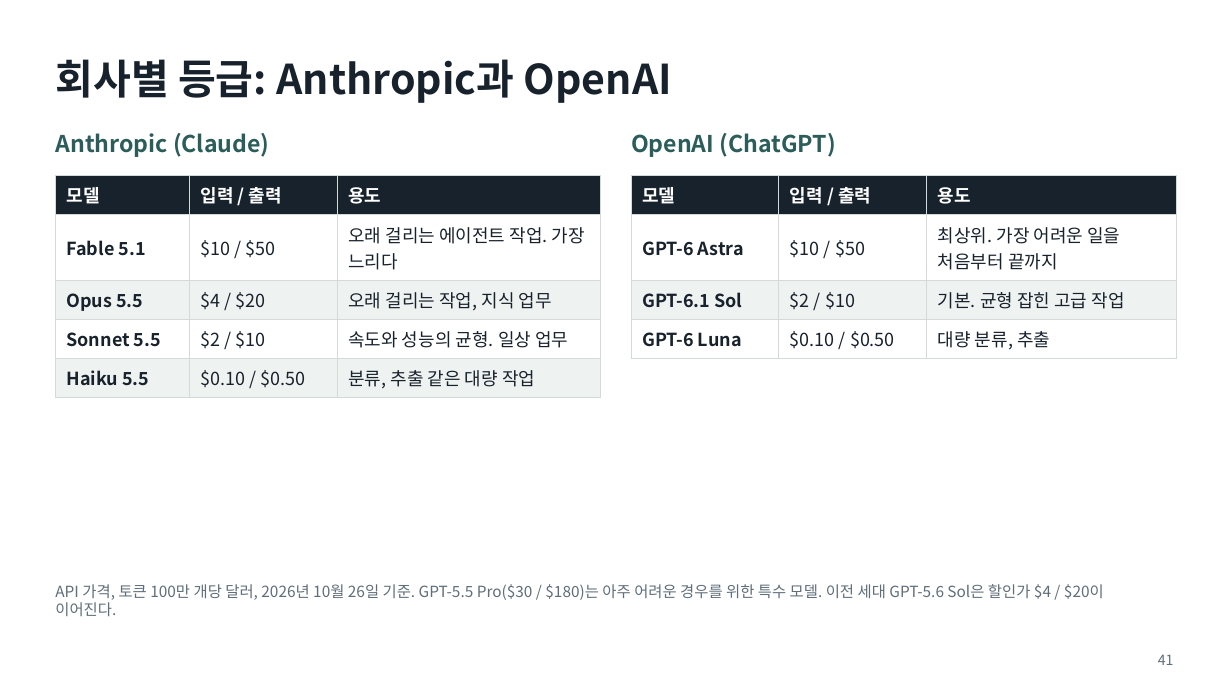
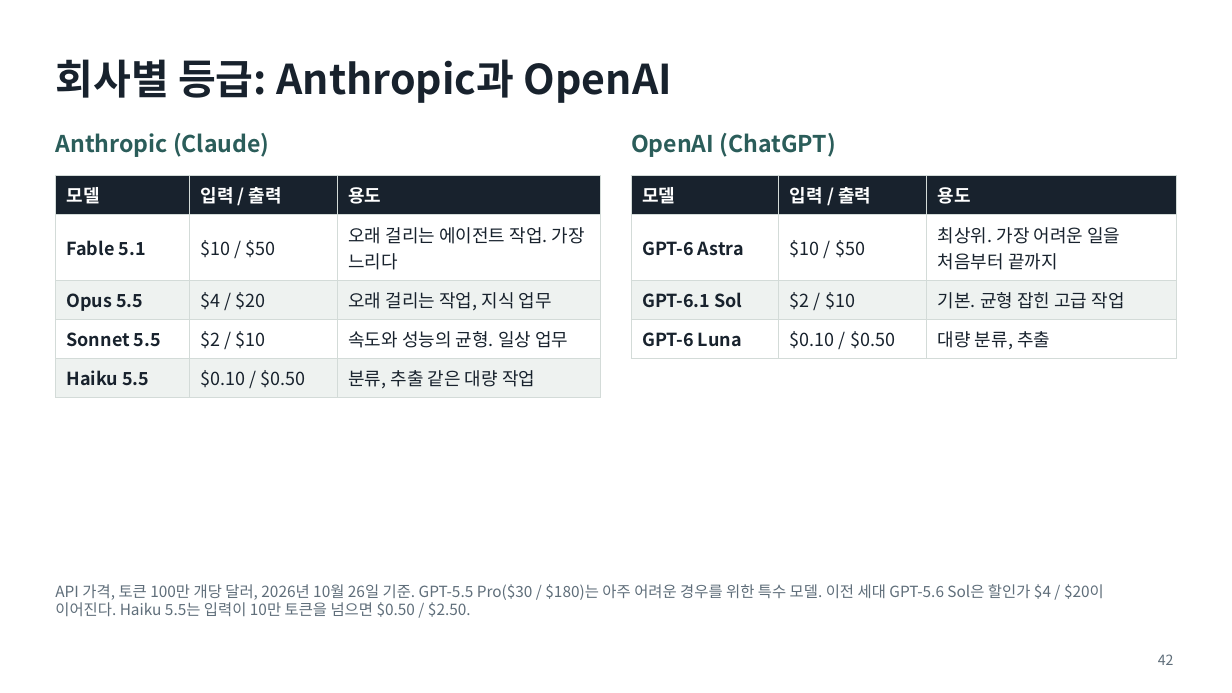
Before and after one commit to aplaxas/AI-Harness, a slide deck: slide 42 of courses/ai-for-work/1-week/decks/1주차-AI와-일하는-법.pptx (slide 41 before the commit). Drawn at 1232x693 pixels with LibreOffice and Linux fonts; fonts in the diff are those of the drawing. Boxes give left, top, right and bottom in pixels: in the first picture for what was removed or moved away, otherwise in the second. Text is boxed around its words. In the diff, an @@ line names an element or a change of style, - is before the commit and + after.

```diff
--- a/courses/ai-for-work/1-week/decks/1주차-AI와-일하는-법.pptx
+++ b/courses/ai-for-work/1-week/decks/1주차-AI와-일하는-법.pptx
@@ text at bbox=[55, 584, 1104, 617]: text changed @@
-API 가격, 토큰 100만 개당 달러, 2026년 10월 26일 기준. GPT-5.5 Pro($30 / $180)는 아주 어려운 경우를 위한 특수 모델. 이전 세대 GPT-5.6 Sol은 할인가 $4 / $20이 이어진다.
+API 가격, 토큰 100만 개당 달러, 2026년 10월 26일 기준. GPT-5.5 Pro($30 / $180)는 아주 어려운 경우를 위한 특수 모델. 이전 세대 GPT-5.6 Sol은 할인가 $4 / $20이 이어진다. Haiku 5.5는 입력이 10만 토큰을 넘으면 $0.50 / $2.50.
@@ page number at bbox=[1158, 654, 1174, 665]: text changed @@
-41
+42
```
Also in this commit, not shown: 22 other slides changed, 1 slide added, 15 other files.
